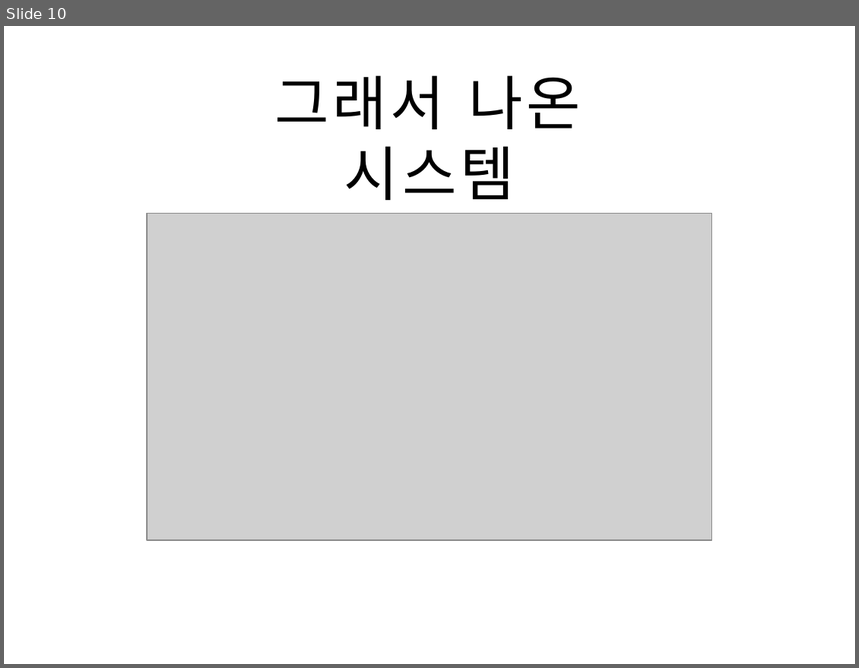
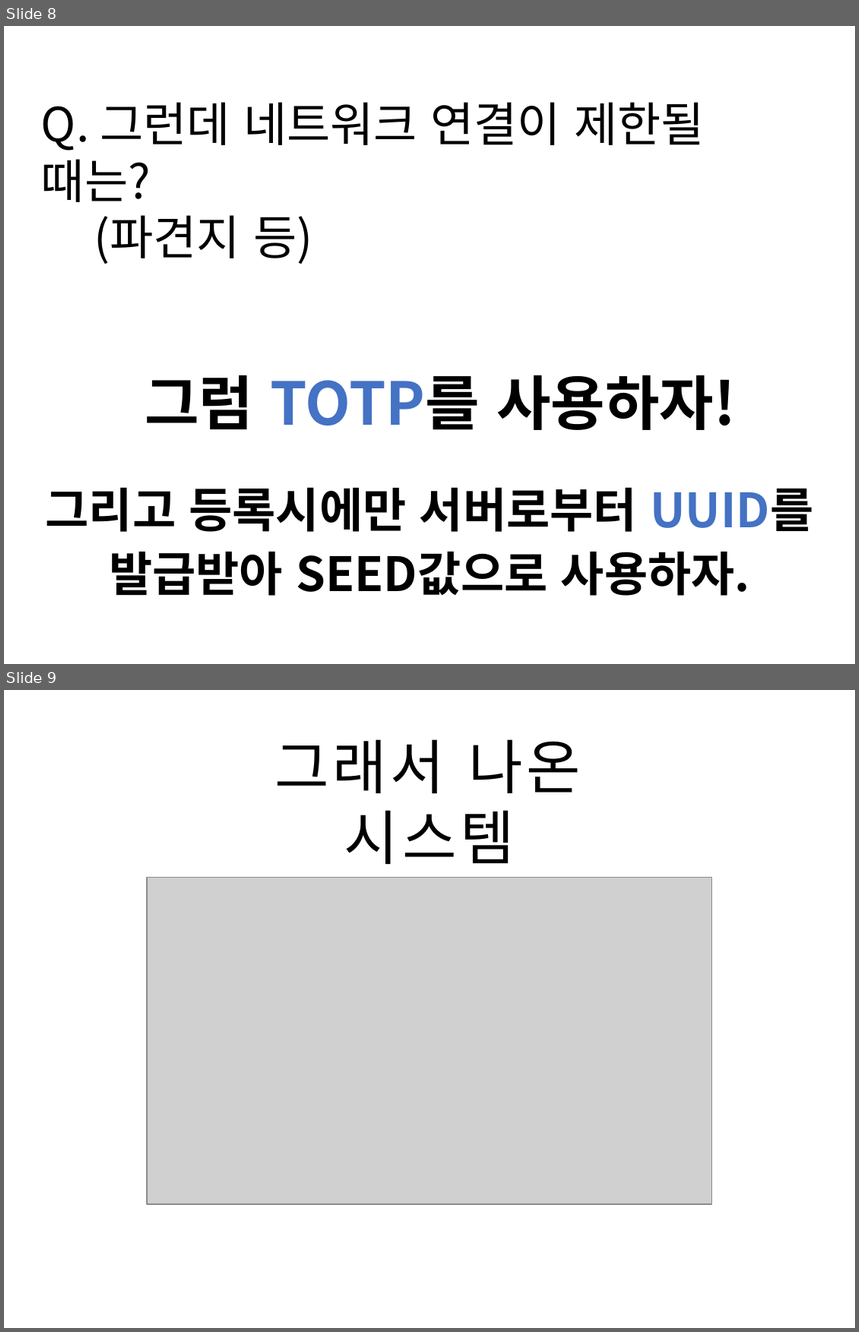
Before and after one commit to osamhack2020/IoT_KookMoBan_PonJohmNaimann, a slide deck: PPT/showdown.ppsx. Shown one above the other, each under a label of ours: slide 10 before the commit, slides 8 and 9 after it. The pictures are 859x668 and 859x1332 pixels, drawn with LibreOffice and Linux fonts; fonts in the diff are those of the drawing; grey boxes stand for pictures. Boxes give left, top, right and bottom in pixels: in the first picture for what was removed or moved away, otherwise in the second. Text is boxed around its words. In the diff, an @@ line names an element or a change of style, - is before the commit and + after.

```diff
--- a/PPT/showdown.ppsx
+++ b/PPT/showdown.ppsx
@@ slide 8 added at (4,26,855,664), background #FFFFFF @@
@@ text added at (41,102,705,264), 40 pt, text #000000 @@
+Q. 그런데 네트워크 연결이 제한될 때는?
+(파견지 등)
@@ text added at (145,376,736,430), 50 pt, text #000000, bold @@
+그럼 TOTP를 사용하자!
@@ text added at (46,487,813,596), 40 pt, text #000000, bold @@
+그리고 등록시에만 서버로부터 UUID를
+발급받아 SEED값으로 사용하자.
@@ what was slide 10 is now slide 9 @@
```
Also in this commit, not shown: 1 slide changed, 2 slides removed.
